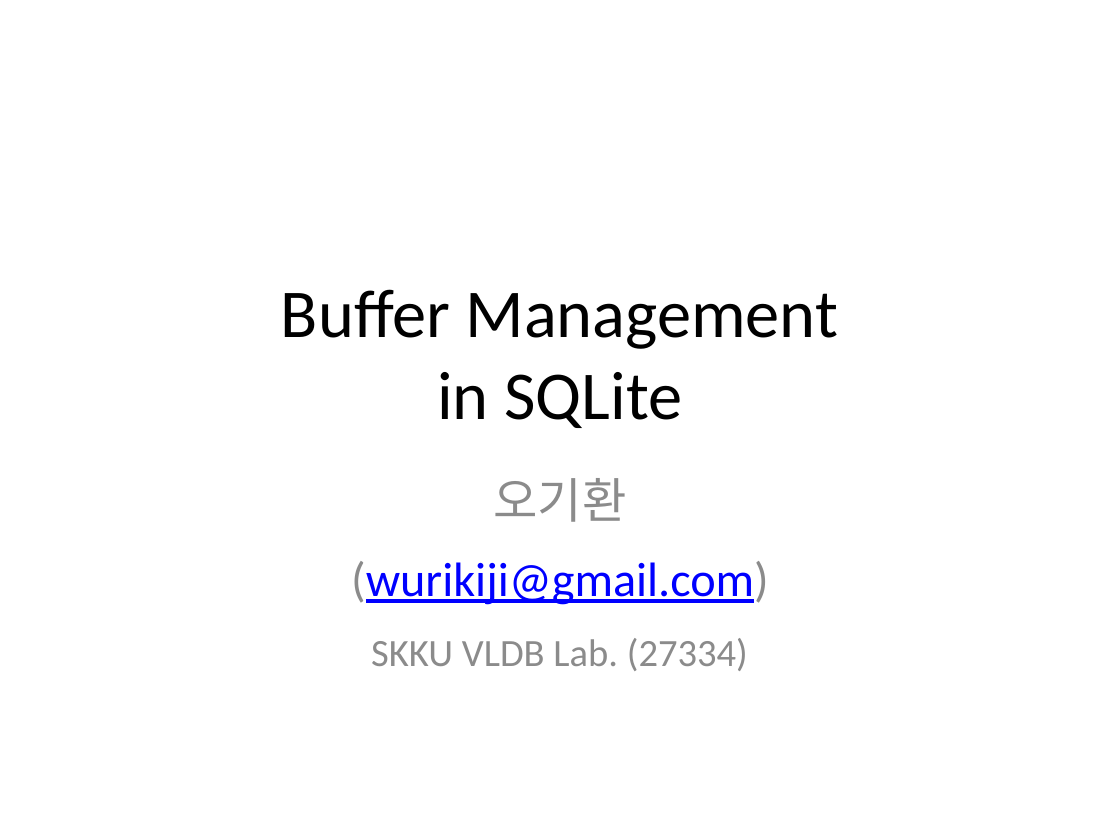
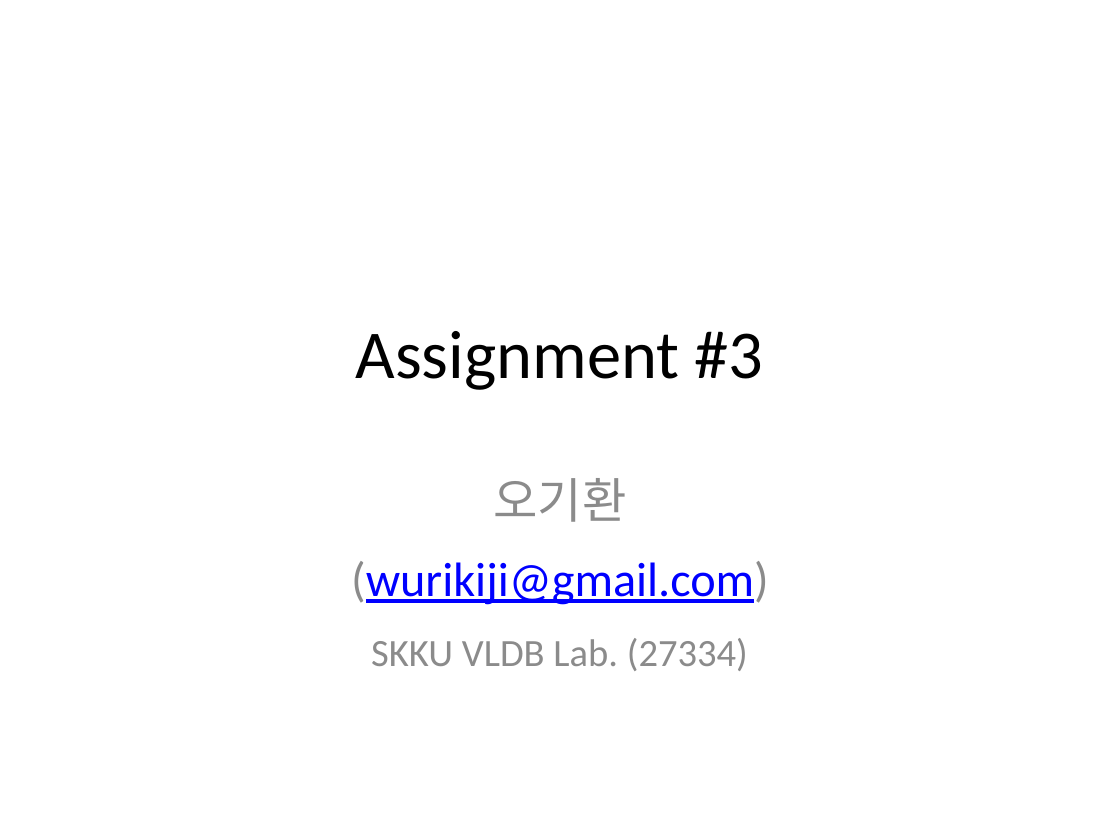
Before and after one commit to wurikiji/2016-db-programming-fall, a slide deck: slide 1 of 4주차/4주차 - Asignment 3.pptx. Drawn at 1120x840 pixels with LibreOffice and Linux fonts; fonts in the diff are those of the drawing; background and template pictures are left out. Boxes give left, top, right and bottom in pixels: in the first picture for what was removed or moved away, otherwise in the second. Text is boxed around its words. In the diff, an @@ line names an element or a change of style, - is before the commit and + after.

```diff
--- a/4주차/4주차 - Asignment 3.pptx
+++ b/4주차/4주차 - Asignment 3.pptx
@@ title at [356,331,764,390]: text changed @@
-Buffer Management
-in SQLite
+Assignment #3
```
Also in this commit, not shown: 5 other slides changed, 4 slides added, 20 slides removed, 1 other file.
